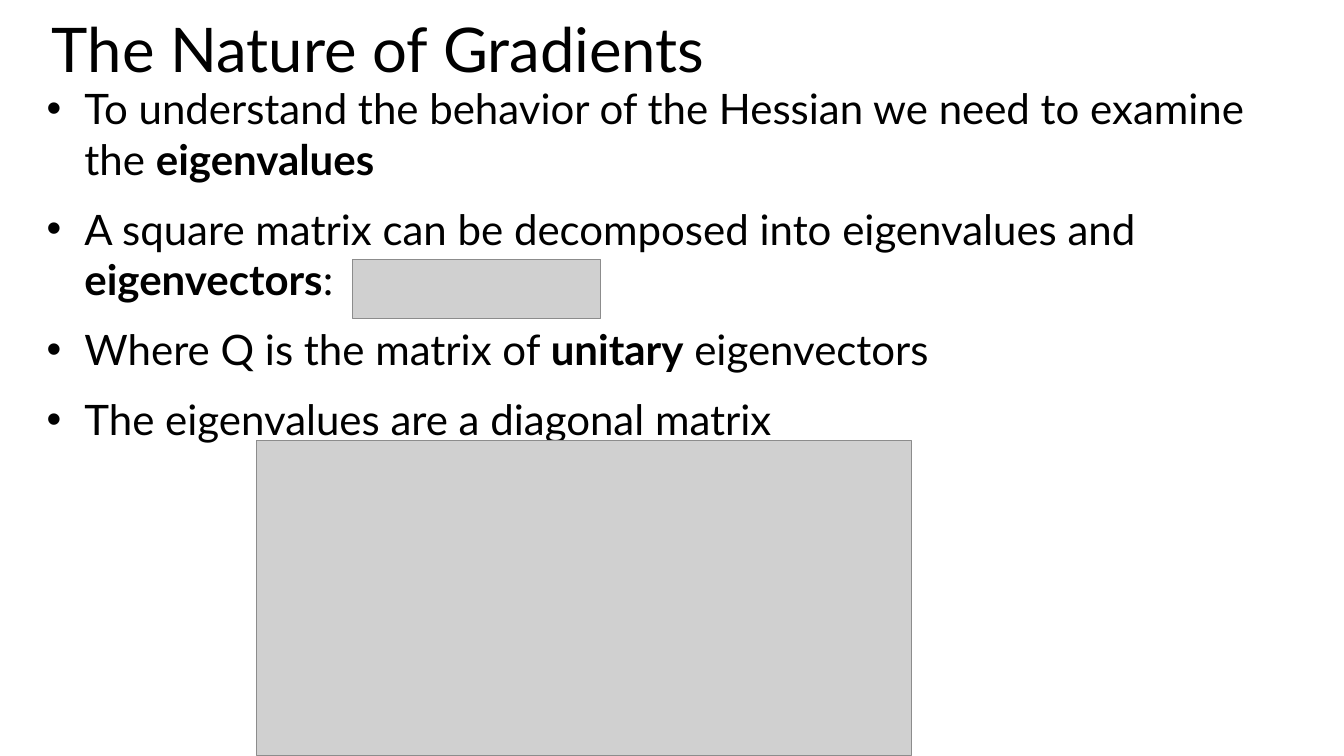
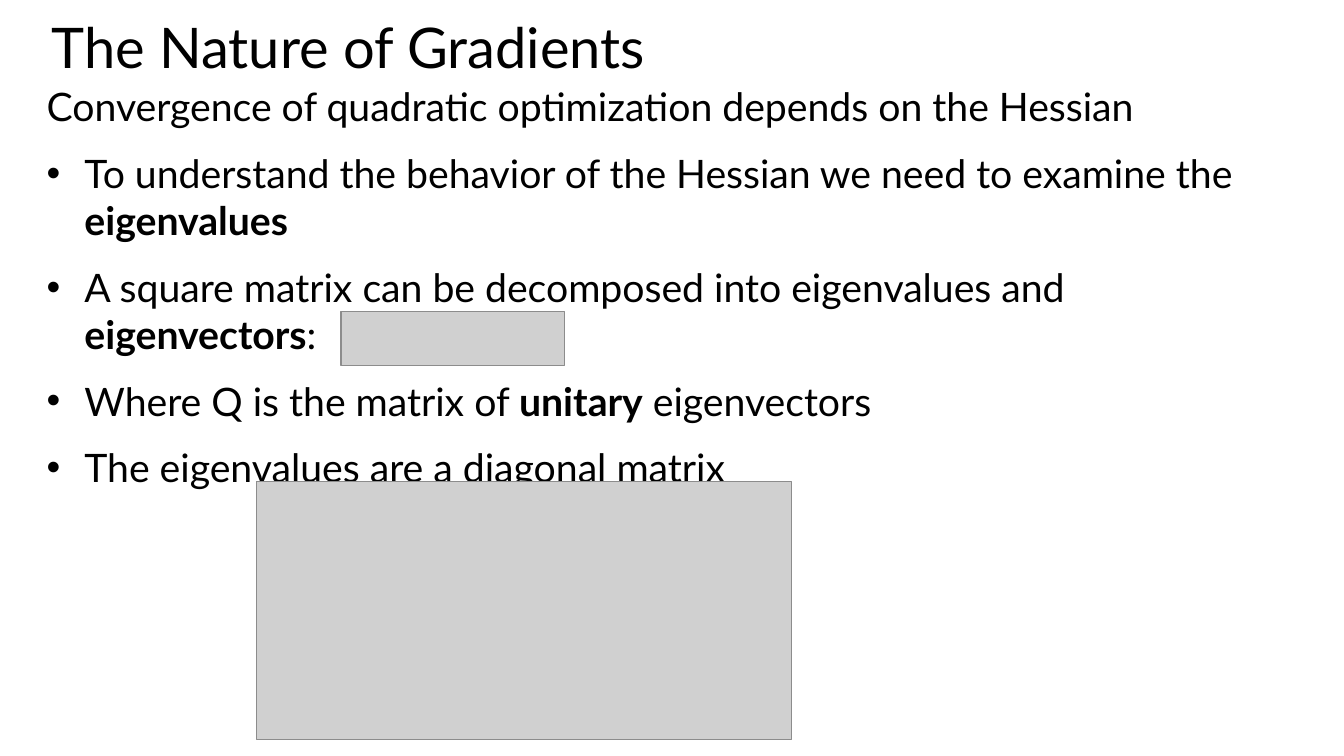
Before and after one commit to StephenElston/CSCI-E25, a slide deck: slide 18 of Slides/7_RegularizationAndOptimization.pptx. Drawn at 1344x756 pixels with LibreOffice and Linux fonts; fonts in the diff are those of the drawing; grey boxes stand for pictures. Boxes give left, top, right and bottom in pixels: in the first picture for what was removed or moved away, otherwise in the second. Text is boxed around its words. In the diff, an @@ line names an element or a change of style, - is before the commit and + after.

```diff
--- a/Slides/7_RegularizationAndOptimization.pptx
+++ b/Slides/7_RegularizationAndOptimization.pptx
@@ title "The Nature of Gradients" at box(52, 26, 645, 69): size 44 to 40 pt @@
@@ text at box(47, 92, 1134, 128): paragraph added @@
+Convergence of quadratic optimization depends on the Hessian
@@ text at box(84, 159, 1233, 490): size 30 to 28 pt in "To understand the behavior of the Hessian ...", "A square matrix can be decomposed into ...", "Where Q is the matrix of unitary ...", "The eigenvalues are a diagonal matrix" @@
@@ picture: place and size @@
-picture at box(353, 260, 600, 320)
+picture at box(341, 312, 565, 365)
@@ picture: place and size @@
-picture at box(257, 441, 912, 756)
+picture at box(257, 482, 791, 740)
```
Also in this commit, not shown: 19 other slides changed, 1 slide added.
